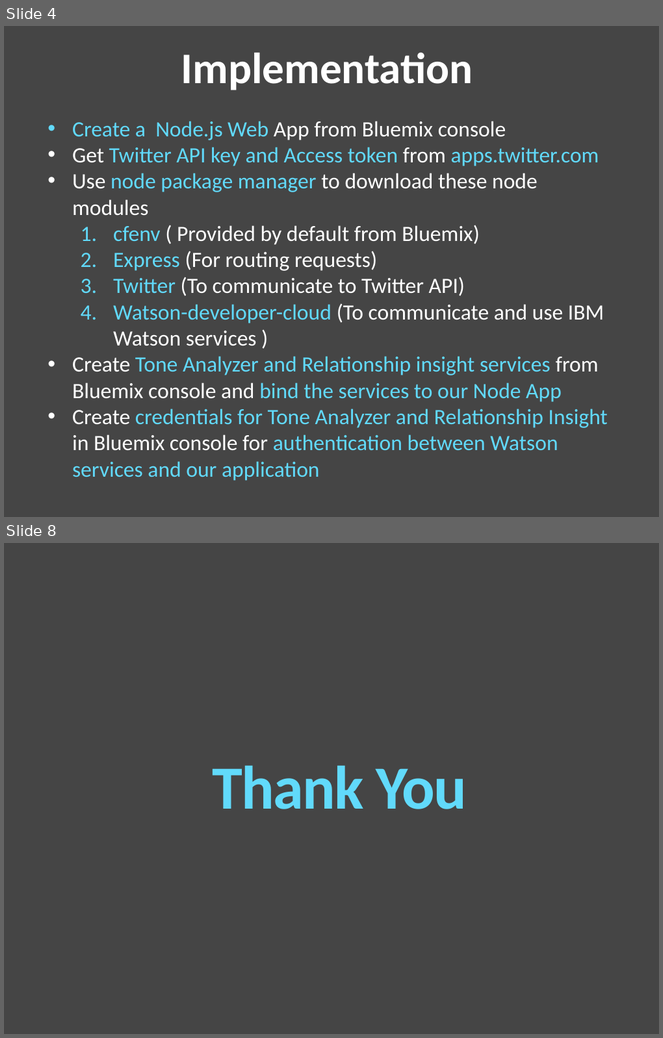
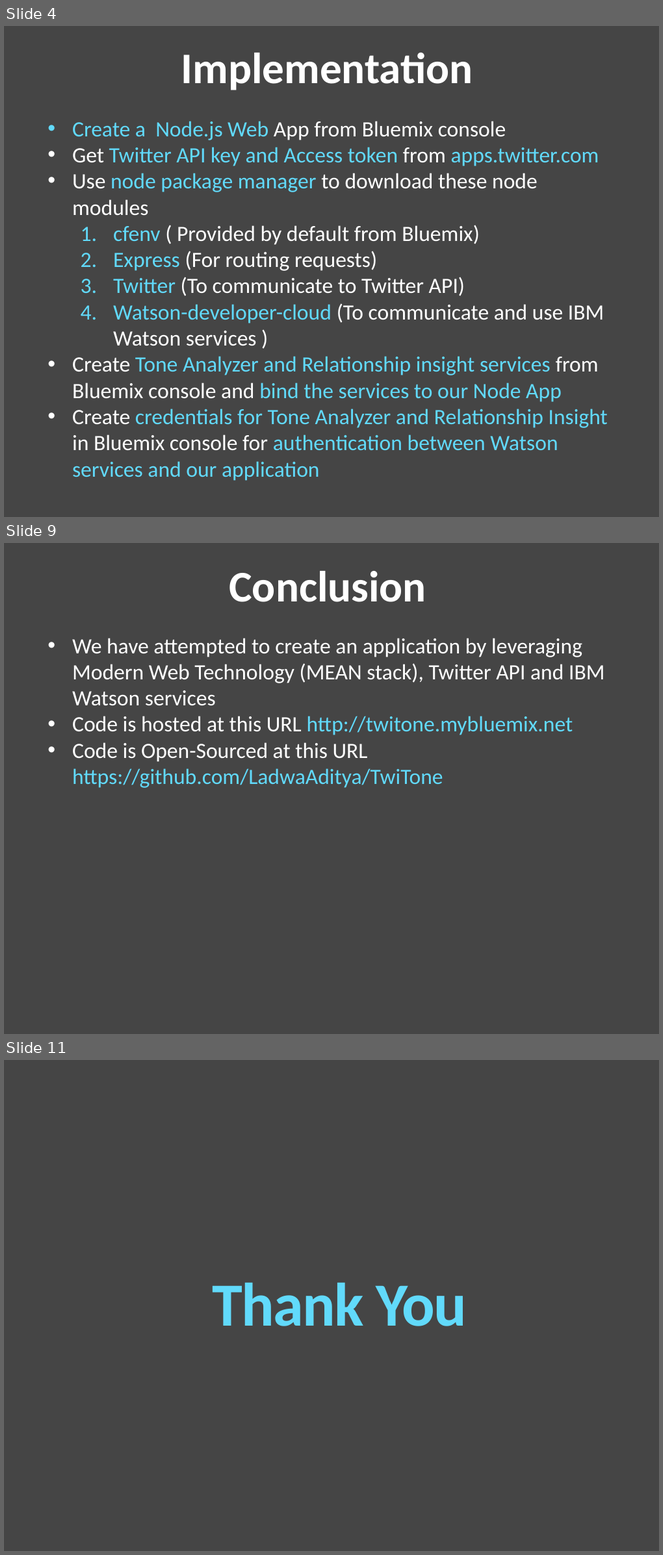
Before and after one commit to LadwaAditya/TwiTone, a slide deck: Presentation.pptx. Shown one above the other, each under a label of ours: slides 4 and 8 before the commit, slides 4, 9 and 11 after it; the slides between them are not shown. The pictures are 663x1038 and 663x1555 pixels, drawn with LibreOffice and Linux fonts; fonts in the diff are those of the drawing. Boxes give left, top, right and bottom in pixels: in the first picture for what was removed or moved away, otherwise in the second. Text is boxed around its words. In the diff, an @@ line names an element or a change of style, - is before the commit and + after.

```diff
--- a/Presentation.pptx
+++ b/Presentation.pptx
@@ slide 9 added at [4, 543, 659, 1034], background #454545 @@
@@ text added at [229, 571, 426, 602], 48 pt, text #FFFFFF, bold @@
+Conclusion
@@ text added at [72, 638, 605, 788], 24 pt, text #FFFFFF @@
+• We have attempted to create an application by leveraging Modern Web Technology (MEAN stack), Twitter API and IBM Watson services
+• Code is hosted at this URL http://twitone.mybluemix.net
+• Code is Open-Sourced at this URL https://github.com/LadwaAditya/TwiTone
@@ what was slide 8 is now slide 11 @@
```
Also in this commit, not shown: 1 slide changed, 4 other slides added, 2 slides removed.
